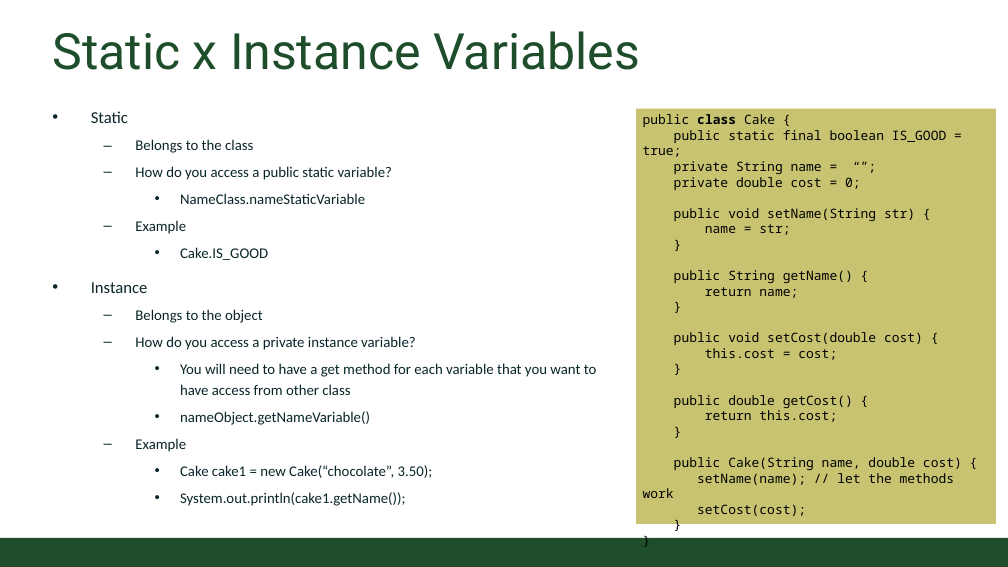
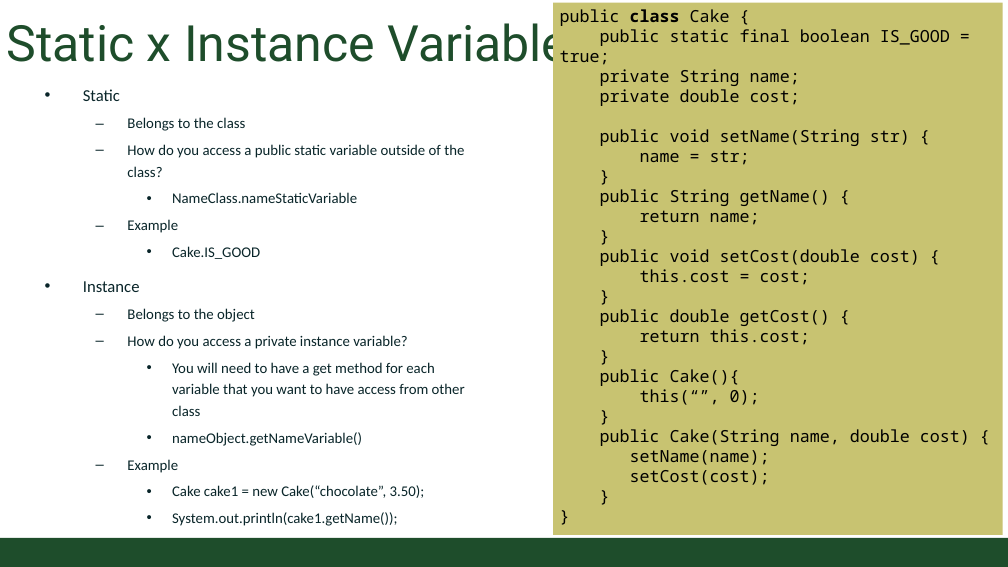
Before and after one commit to CSU-CompSci-CS163-4/Handouts, a slide deck: slide 5 of slides/On-Campus/09_03_MoreClasses.pptx. Drawn at 1008x567 pixels with LibreOffice and Linux fonts; fonts in the diff are those of the drawing; background and template pictures are left out. Boxes give left, top, right and bottom in pixels: in the first picture for what was removed or moved away, otherwise in the second. Text is boxed around its words. In the diff, an @@ line names an element or a change of style, - is before the commit and + after.

Commit message:
Lecture More Classes updated

```diff
--- a/slides/On-Campus/09_03_MoreClasses.pptx
+++ b/slides/On-Campus/09_03_MoreClasses.pptx
@@ title "Static x Instance Variables" rewrapped from <box>52,31,640,70</box> to <box>7,16,594,74</box> @@
@@ rectangle "public class Cake {": place and size @@
-rectangle "public class Cake {" at <box>636,109,996,524</box>
+rectangle "public class Cake {" at <box>553,3,1003,535</box>
@@ text in rectangle at <box>560,9,970,485</box>: size 14 to 18 pt in "public class Cake {", "public static final boolean IS_GOOD = true;", "public void setName(String str) {", "name = str;" and 13 more places @@
@@ text "Static": place and size @@
-text "Static" at <box>91,111,597,506</box>
+text "Static" at <box>83,89,465,526</box>
@@ text in rectangle at <box>600,69,800,106</box>: text changed; size 14 to 18 pt @@
-private String name = “”;
-private double cost = 0;
+private String name;
+private double cost;
@@ text at <box>127,144,464,177</box>: text changed @@
-  – How do you access a public static variable?
+  – How do you access a public static variable outside of the class?
@@ text in rectangle at <box>600,369,760,405</box>: paragraphs added @@
+public Cake(){
+this(“”, 0);
+}
@@ text in rectangle at <box>630,450,770,465</box>: text changed; size 14 to 18 pt @@
-setName(name); // let the methods work
+setName(name);
```
Also in this commit, not shown: 7 other slides changed, 3 slides added, 5 slides removed.
